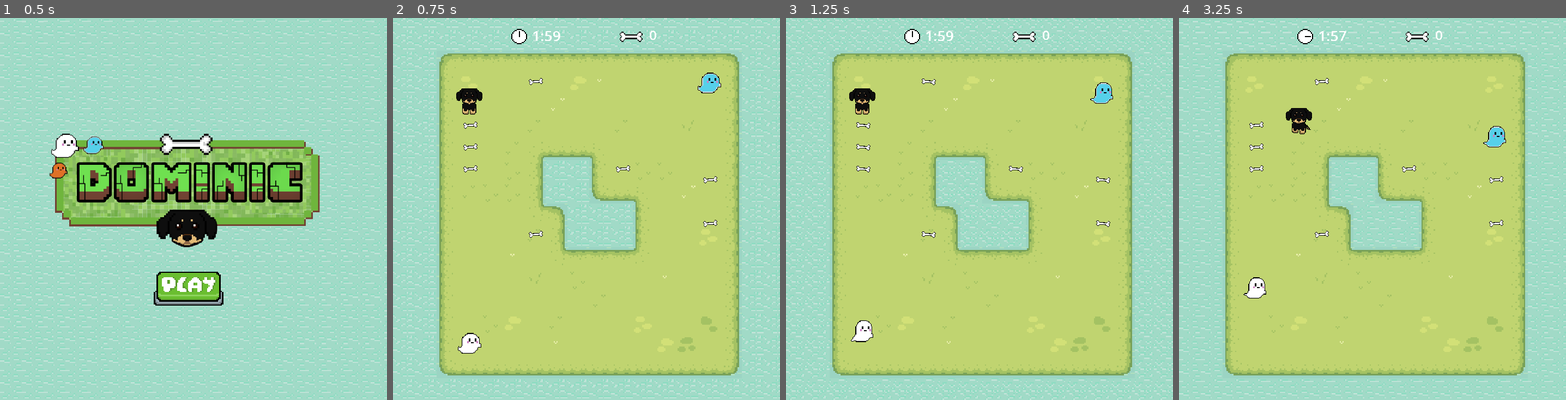
Above: before the commit, frames 1-4 (left to right).
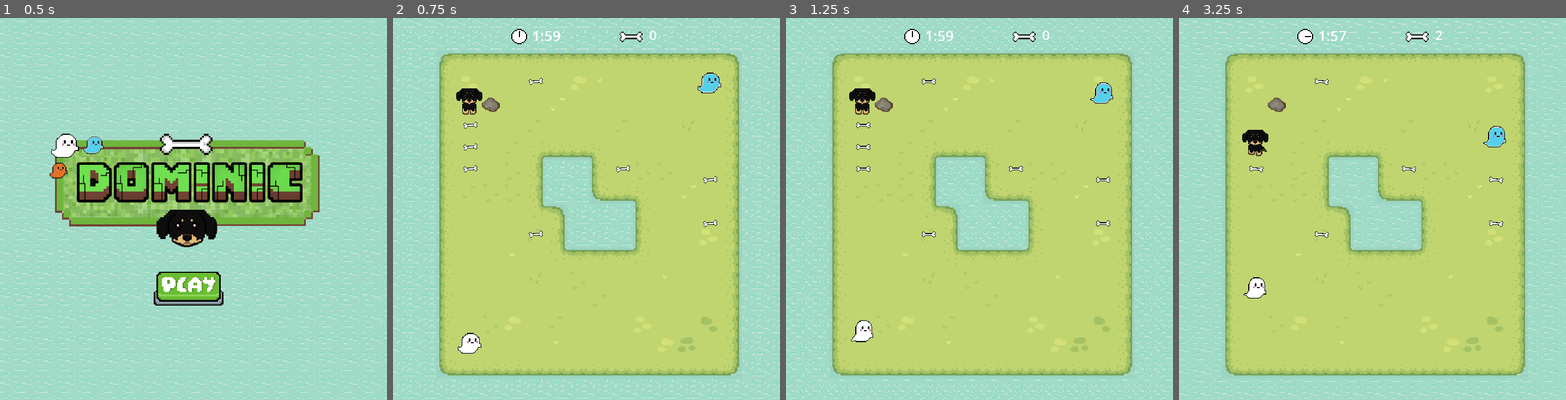
Above: after the commit, the same moments.

Repository: BeatrizPat/Dominic
Game: Godot game, scene res://level/opening_scene.tscn
The game is run twice, just before and just after one commit, with the same random seed, the same clock (stepped at 60 frames per second) and the same inputs.
Inputs (mouse positions are in pixels of both pictures, inside the frame that each line leads up to):
- Up to frame 1 (0.5 s): no input
- Up to frame 2 (0.75 s): click (582, 289) at 0.5 s
- Up to frame 3 (1.25 s): no input
- Up to frame 4 (3.25 s): hold D (right) 1.28-2.03 s; hold S (down) 2.03-2.78 s; hold D (right) from 2.78 s (still down)

Frame 1 is identical in both runs. In frame 2, 0.1% of the frame differs, in the area x 22-28%, y 20-25%; in frame 3, 0.3%; in frame 4, 1.0%, in the area x 16-84%, y 3-58%.

Commit message:
correcao game over sem nenhum input

Diff:
--- a/enemy/enemy.tscn
+++ b/enemy/enemy.tscn
@@ -64,7 +64,7 @@
 
 [node name="enemy" type="CharacterBody2D"]
 collision_layer = 4
-collision_mask = 7
+collision_mask = 23
 script = ExtResource("1_rfj0p")
 
 [node name="Sprite2D" type="Sprite2D" parent="."]
--- a/items/bone.tscn
+++ b/items/bone.tscn
@@ -46,7 +46,6 @@
 sprite_frames = SubResource("SpriteFrames_jl2nv")
 animation = &"idle"
 autoplay = "idle"
-frame_progress = 0.182432
 
 [node name="CollisionShape2D" type="CollisionShape2D" parent="."]
 position = Vector2(8.5, 7)
--- a/level/game_level.tscn
+++ b/level/game_level.tscn
@@ -9,6 +9,7 @@
 [ext_resource type="Texture2D" uid="uid://bi7rlcng1c4nv" path="res://assets/tilemap/water/water_animated.png" id="5_8ulfn"]
 [ext_resource type="PackedScene" uid="uid://bvg1w706cppe6" path="res://items/bone.tscn" id="7_v6jh5"]
 [ext_resource type="PackedScene" uid="uid://cx6enkcpsyd48" path="res://hud/hud.tscn" id="9_hwe6f"]
+[ext_resource type="PackedScene" uid="uid://buwgjv6smvs78" path="res://objects/obstaculo.tscn" id="10_qgrl8"]
 
 [sub_resource type="NavigationPolygon" id="NavigationPolygon_j3t1u"]
 vertices = PackedVector2Array(8, 8, -8, 8, -8, -8, 8, -8)
@@ -382,6 +383,9 @@
 [node name="Timer" type="Timer" parent="."]
 wait_time = 120.0
 
+[node name="obstaculo" parent="." instance=ExtResource("10_qgrl8")]
+position = Vector2(72, 64)
+
 [connection signal="timeout" from="Timer" to="." method="_on_timer_timeout"]
 
 [editable path="Control"]
--- /dev/null
+++ b/objects/obstaculo.tscn
@@ -0,0 +1,32 @@
+[gd_scene load_steps=5 format=3 uid="uid://buwgjv6smvs78"]
+
+[ext_resource type="Texture2D" uid="uid://cc0if2qkl3svg" path="res://assets/tilemap/TX Props.png" id="1_x50lg"]
+
+[sub_resource type="AtlasTexture" id="AtlasTexture_m45qh"]
+atlas = ExtResource("1_x50lg")
+region = Rect2(128, 480, 32, 32)
+
+[sub_resource type="SpriteFrames" id="SpriteFrames_ke14v"]
+animations = [{
+"frames": [{
+"duration": 1.0,
+"texture": SubResource("AtlasTexture_m45qh")
+}],
+"loop": true,
+"name": &"default",
+"speed": 5.0
+}]
+
+[sub_resource type="RectangleShape2D" id="RectangleShape2D_hbd20"]
+size = Vector2(16, 16)
+
+[node name="obstaculo" type="Area2D"]
+collision_layer = 16
+collision_mask = 6
+
+[node name="AnimatedSprite2D" type="AnimatedSprite2D" parent="."]
+scale = Vector2(0.479607, 0.471431)
+sprite_frames = SubResource("SpriteFrames_ke14v")
+
+[node name="CollisionShape2D" type="CollisionShape2D" parent="."]
+shape = SubResource("RectangleShape2D_hbd20")
--- a/player/dog_player.gd
+++ b/player/dog_player.gd
@@ -71,7 +71,12 @@
 	print("gameover")
 	game_over_flag = true
 	set_process_input(false)
-	var animation_name = "over_"+current_direction
+	var animation_name
+	if(current_direction):
+		animation_name = "over_"+current_direction
+	else:
+		current_direction = 'down'
+		animation_name = "over_down"
 	state_machine.travel(animation_name)
 	print(current_direction)
 	print(animation_name)
--- a/player/dog_player.tscn
+++ b/player/dog_player.tscn
@@ -432,7 +432,7 @@
 
 [node name="DogPlayer" type="CharacterBody2D"]
 collision_layer = 2
-collision_mask = 15
+collision_mask = 31
 script = ExtResource("1_nr1kn")
 
 [node name="Sprite2D" type="Sprite2D" parent="."]
@@ -463,5 +463,5 @@
 [node name="RayCast2D" type="RayCast2D" parent="."]
 scale = Vector2(1.18912, 0.656632)
 target_position = Vector2(2.40458e-07, 8.90485)
-collision_mask = 7
+collision_mask = 23
 collide_with_areas = true
--- a/project.godot
+++ b/project.godot
@@ -51,6 +51,7 @@
 2d_physics/layer_2="player"
 2d_physics/layer_3="enemy"
 2d_physics/layer_4="bone"
+2d_physics/layer_5="obstaculo"
 
 [rendering]
 
Not shown: 1 places in level/game_level.tscn that only renumber resources
